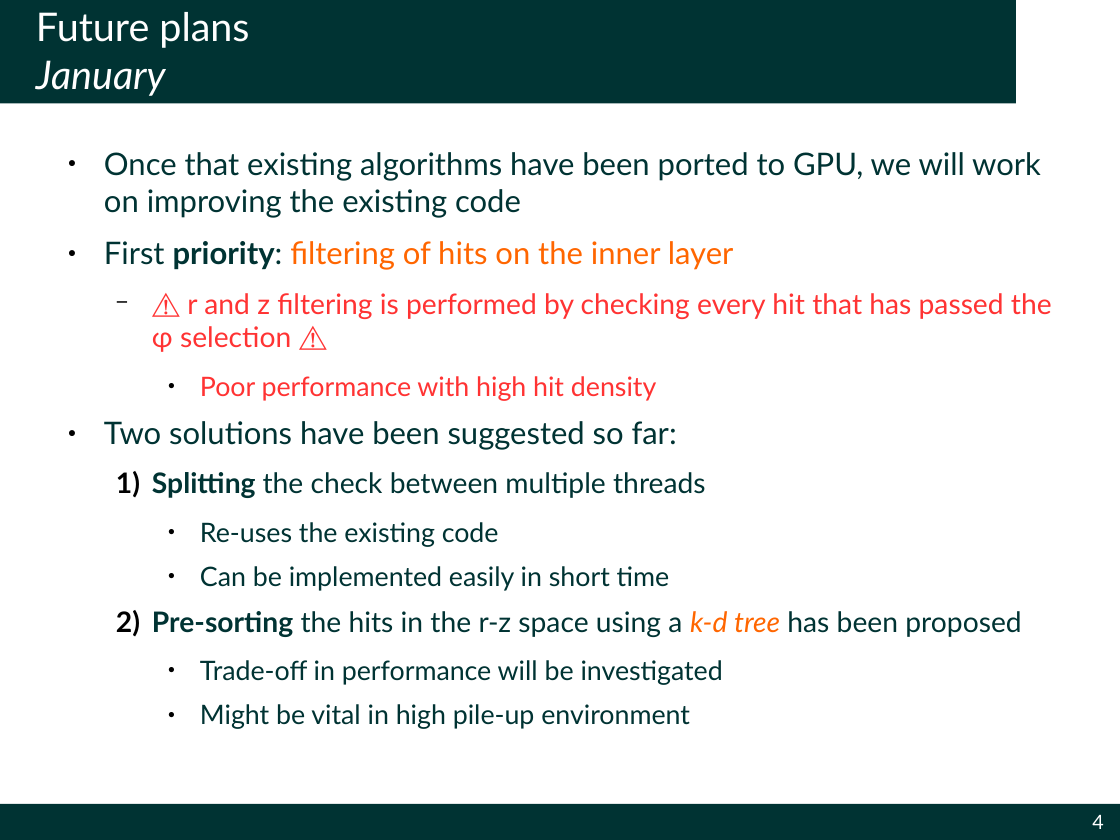
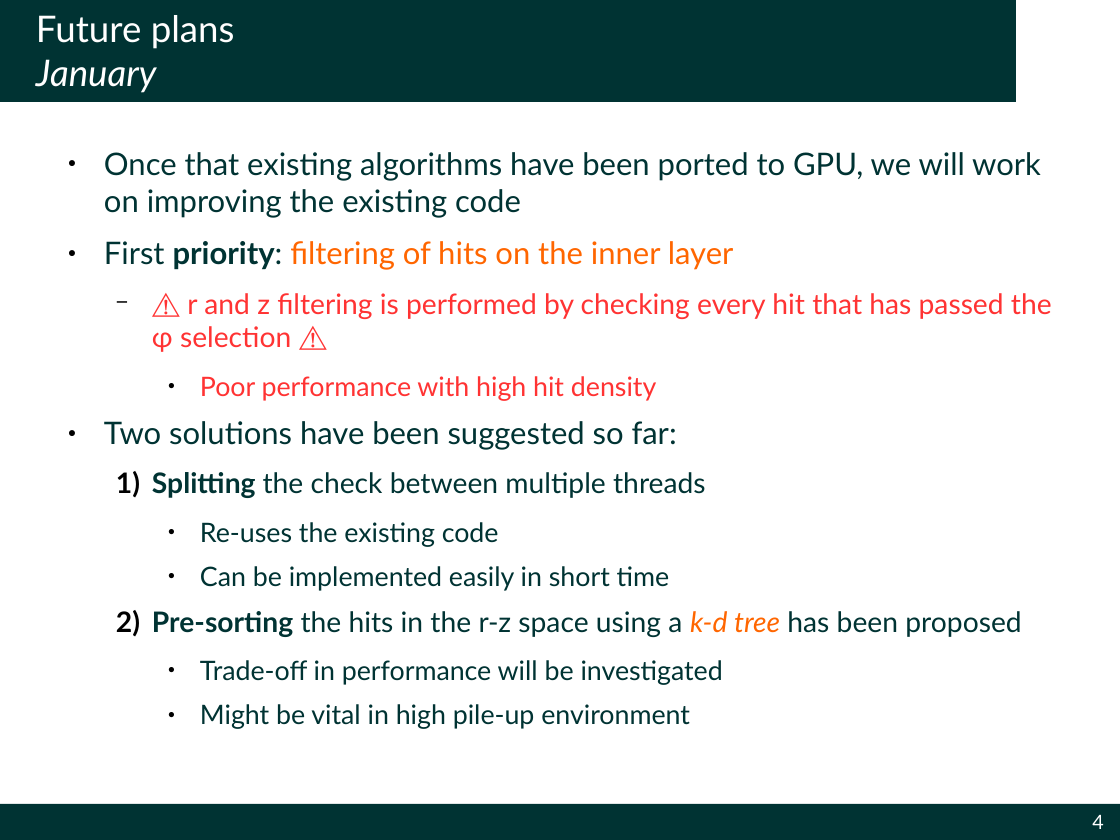
Before and after one commit to simonecid/MetropolisODP, a slide deck: slide 4 of Demo.odp. Drawn at 1120x840 pixels with LibreOffice and Linux fonts; fonts in the diff are those of the drawing; background and template pictures are left out. Boxes give left, top, right and bottom in pixels: in the first picture for what was removed or moved away, otherwise in the second. Text is boxed around its words. In the diff, an @@ line names an element or a change of style, - is before the commit and + after.

```diff
--- a/Demo.odp
+++ b/Demo.odp
@@ title "Future plans January" at box(0, 0, 1016, 102): size 28 to 26 pt @@
```
Also in this commit, not shown: 3 other slides changed, 2 other files.
